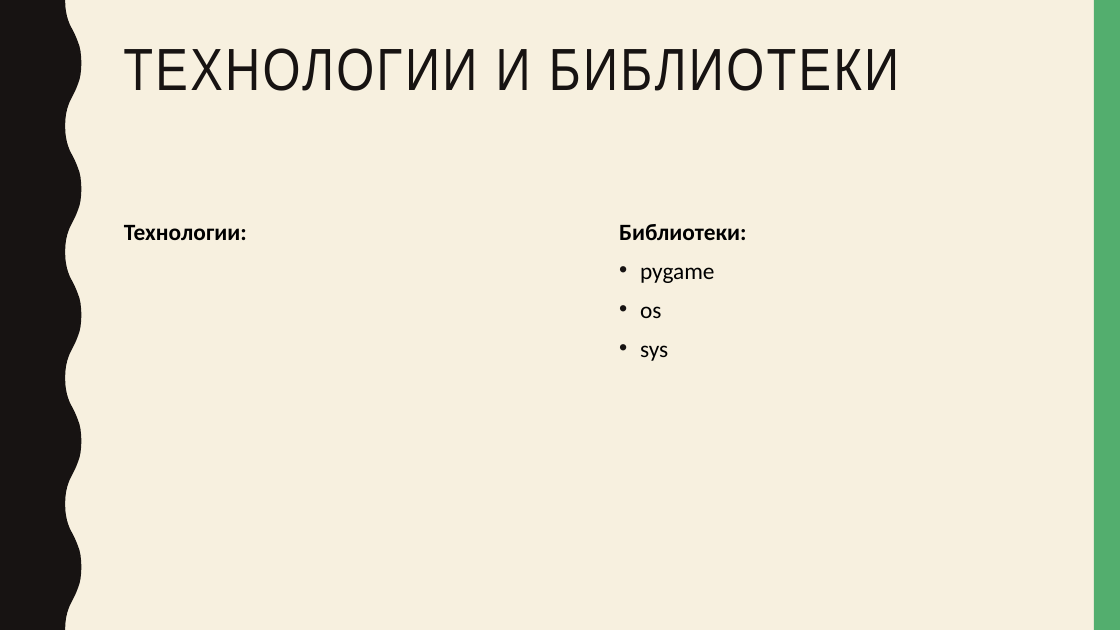
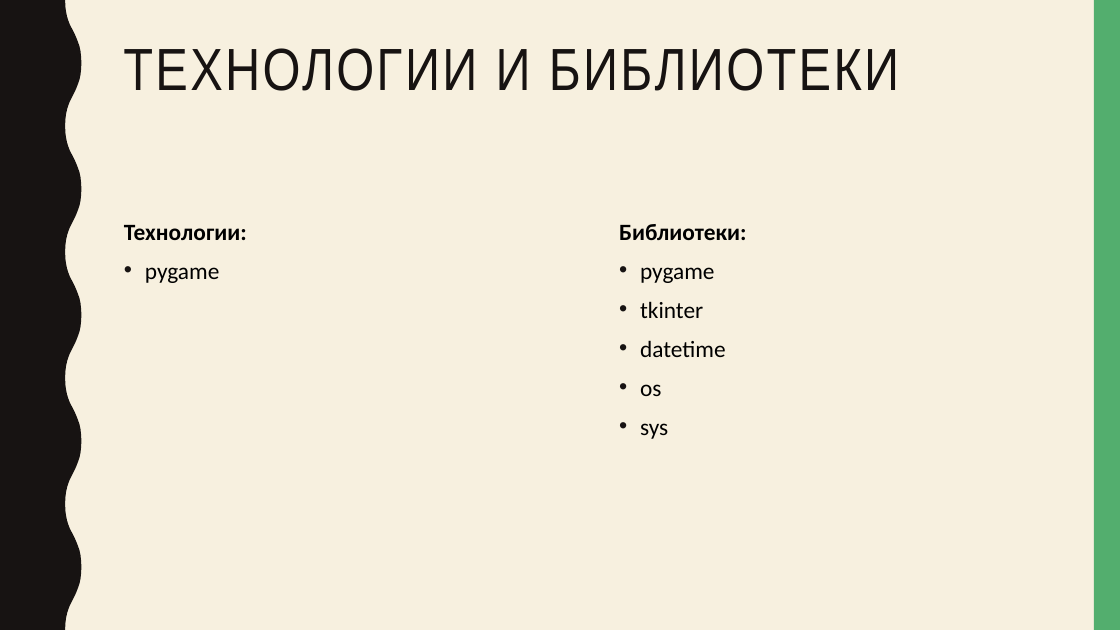
Before and after one commit to Gentlem4n72/Pygame-Chess, a slide deck: slide 7 of Шах и мат.pptx. Drawn at 1120x630 pixels with LibreOffice and Linux fonts; fonts in the diff are those of the drawing. Boxes give left, top, right and bottom in pixels: in the first picture for what was removed or moved away, otherwise in the second. Text is boxed around its words. In the diff, an @@ line names an element or a change of style, - is before the commit and + after.

```diff
--- a/Шах и мат.pptx
+++ b/Шах и мат.pptx
@@ text at (145, 267, 219, 283): paragraph added @@
+• pygame
@@ text at (640, 301, 726, 357): paragraphs added @@
+• tkinter
+• datetime
```
Also in this commit, not shown: 4 other slides changed, 2 other files.
